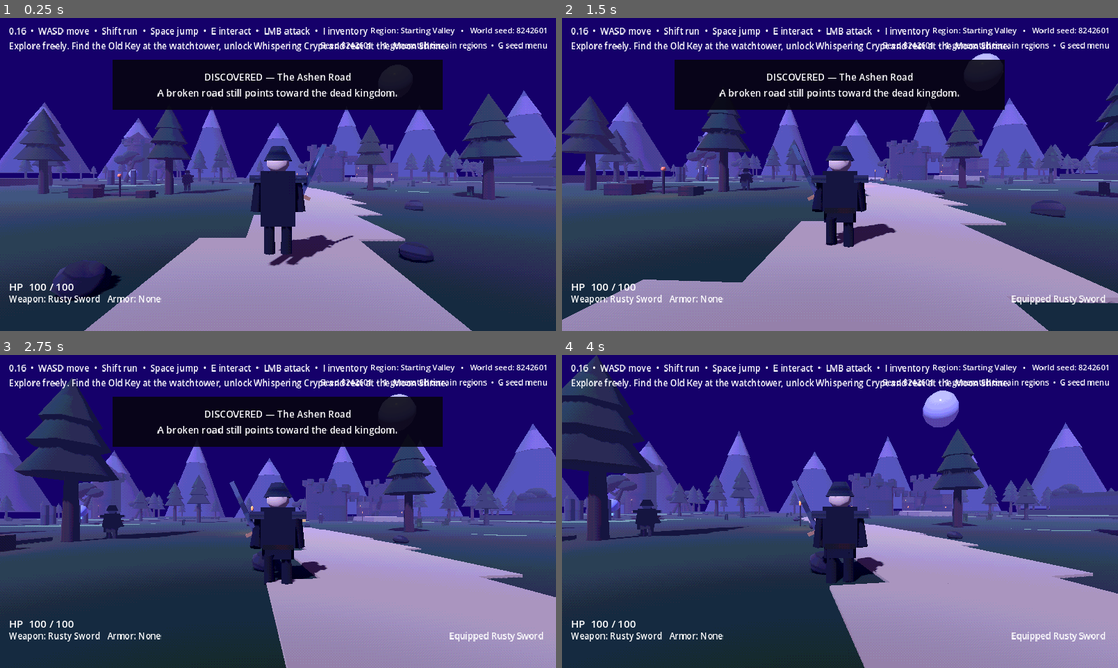
Above: before the commit, frames 1-4 (two rows, left to right).
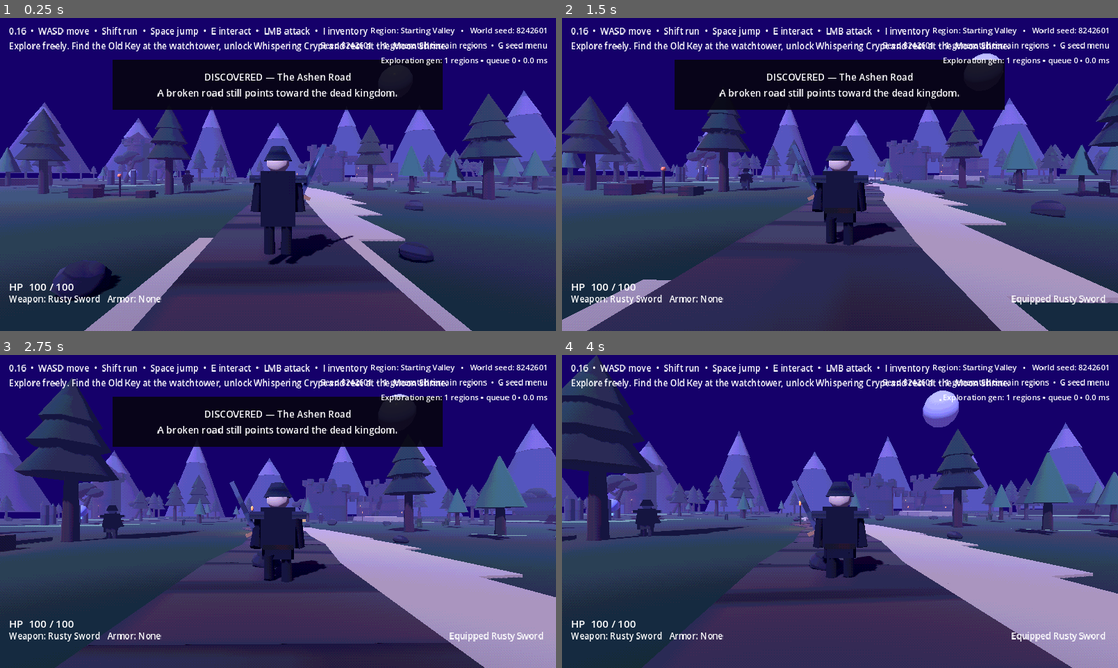
Above: after the commit, the same moments.

Repository: jasonjllind-cpu/aispel
Game: Godot game, scene res://main.tscn
Two runs of this game, one before a commit and one after it. Both use one fixed random seed, a clock stepped at 60 frames per second and the inputs below.
Inputs (mouse positions are in pixels of both pictures, inside the frame that each line leads up to):
- Up to frame 1 (0.25 s): no input
- Up to frame 2 (1.5 s): tap Enter at 0.5 s; move the mouse to (867, 174) at 0.52 s; press the mouse at (867, 174) at 0.53 s; hold W (move_forward) from 0.53 s (still down); tap Space (jump) at 0.77 s; move the mouse to (812, 174) at 1.27 s; release the mouse at (812, 174) at 1.28 s; tap R (equip_next) at 1.35 s
- Up to frame 3 (2.75 s): keep holding W (move_forward); tap Space (jump) at 1.52 s; move the mouse to (289, 505) at 2.02 s; hold E (interact) from 2.03 s (still down)
- Up to frame 4 (4 s): keep holding W (move_forward); move the mouse to (834, 517) at 2.77 s; release E (interact) at 2.78 s; tap Shift (sprint) at 2.85 s; tap Space (jump) at 3.02, 3.77 s; move the mouse to (878, 514) at 3.52 s; press the mouse at (878, 514) at 3.53 s

The runs differ from the first frame. In frame 1, 14% of the frame differs, in the area x 0-100%, y 12-100%; in frame 2, 18%; in frame 3, 15%; in frame 4, 17%.

Commit message:
Enable procedural exploration runtime

Diff:
--- a/main.tscn
+++ b/main.tscn
@@ -1,10 +1,11 @@
-[gd_scene load_steps=6 format=3]
+[gd_scene load_steps=7 format=3]
 
 [ext_resource type="Script" path="res://scripts/world.gd" id="1_world"]
 [ext_resource type="Script" path="res://scripts/exploration_system.gd" id="2_exploration"]
 [ext_resource type="Script" path="res://scripts/world/region_manager.gd" id="3_regions"]
 [ext_resource type="Script" path="res://scripts/world/procedural_world_system.gd" id="4_generator"]
 [ext_resource type="Script" path="res://scripts/world/world_seed_menu.gd" id="5_seed_menu"]
+[ext_resource type="Script" path="res://scripts/world/procedural_exploration_system.gd" id="6_proc_exploration"]
 
 [node name="Main" type="Node3D"]
 script = ExtResource("1_world")
@@ -18,5 +19,8 @@
 [node name="ProceduralWorldSystem" type="Node" parent="."]
 script = ExtResource("4_generator")
 
+[node name="ProceduralExplorationSystem" type="Node" parent="."]
+script = ExtResource("6_proc_exploration")
+
 [node name="WorldSeedMenu" type="Node" parent="."]
 script = ExtResource("5_seed_menu")
